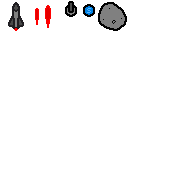
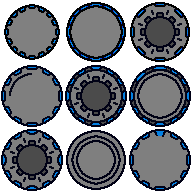
Before/after of a 192 × 192 layered artwork. What changed in the layer stack:
added layer "saucer_Details copy #6" above "saucer_Details copy #3" over [10, 10, 182, 182]
added layer "saucer_Details copy #2" above "saucer_Details copy #4" over [12, 12, 180, 180]
added layer "saucer" above "Small Objects" over [1, 2, 191, 191]
hid "Small Objects" over [8, 1, 127, 31]
